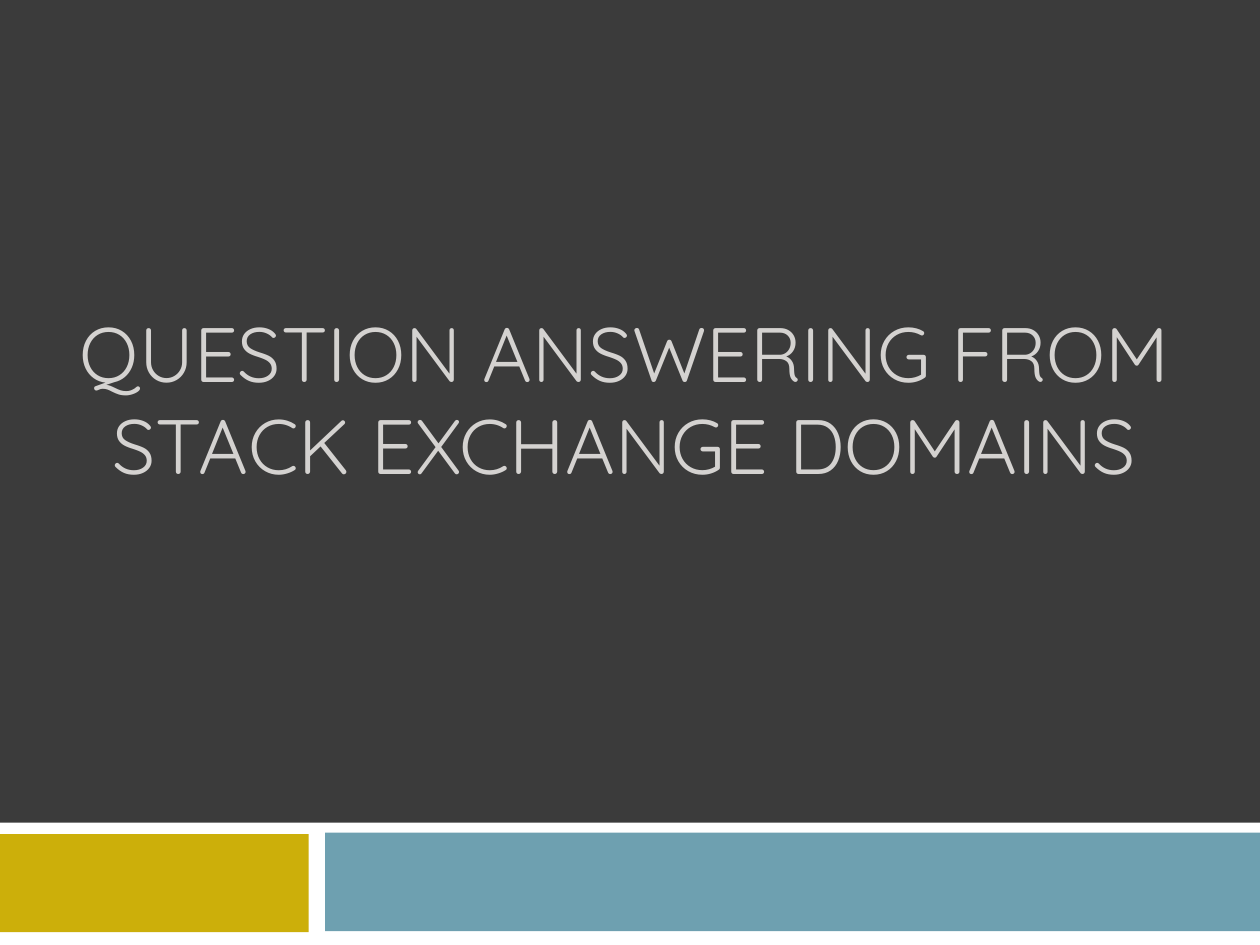
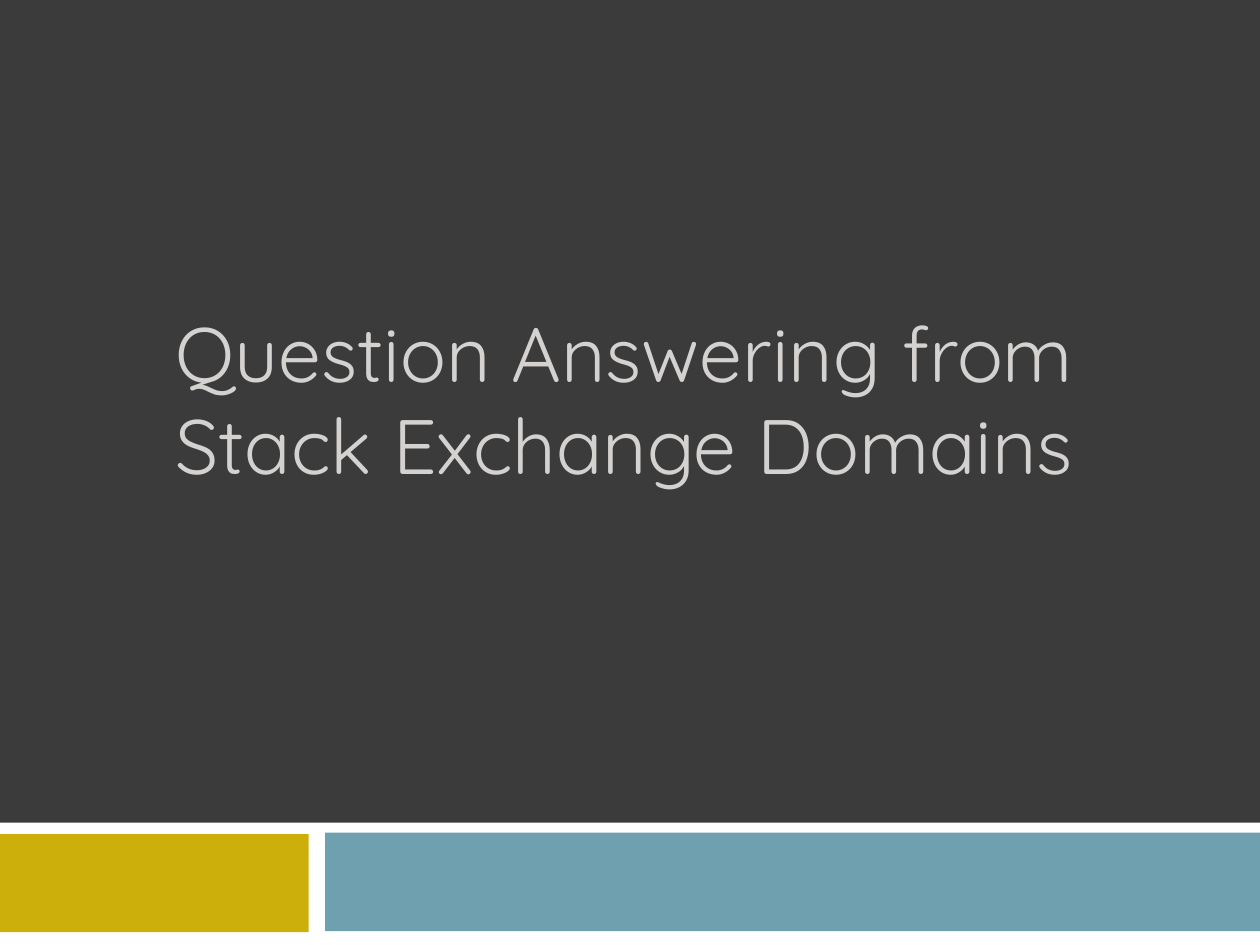
Before and after one commit to AndrewFM/NLPFinal, a slide deck: slide 1 of QA Presentation.ppt. Drawn at 1260x945 pixels with LibreOffice and Linux fonts; fonts in the diff are those of the drawing. Boxes give left, top, right and bottom in pixels: in the first picture for what was removed or moved away, otherwise in the second. Text is boxed around its words. In the diff, an @@ line names an element or a change of style, - is before the commit and + after.

```diff
--- a/QA Presentation.ppt
+++ b/QA Presentation.ppt
@@ title at [175,325,1073,490]: text changed @@
-QUESTION ANSWERING FROM
-STACK EXCHANGE DOMAINS
+Question Answering from
+Stack Exchange Domains
```
Also in this commit, not shown: 1 other slide changed.
